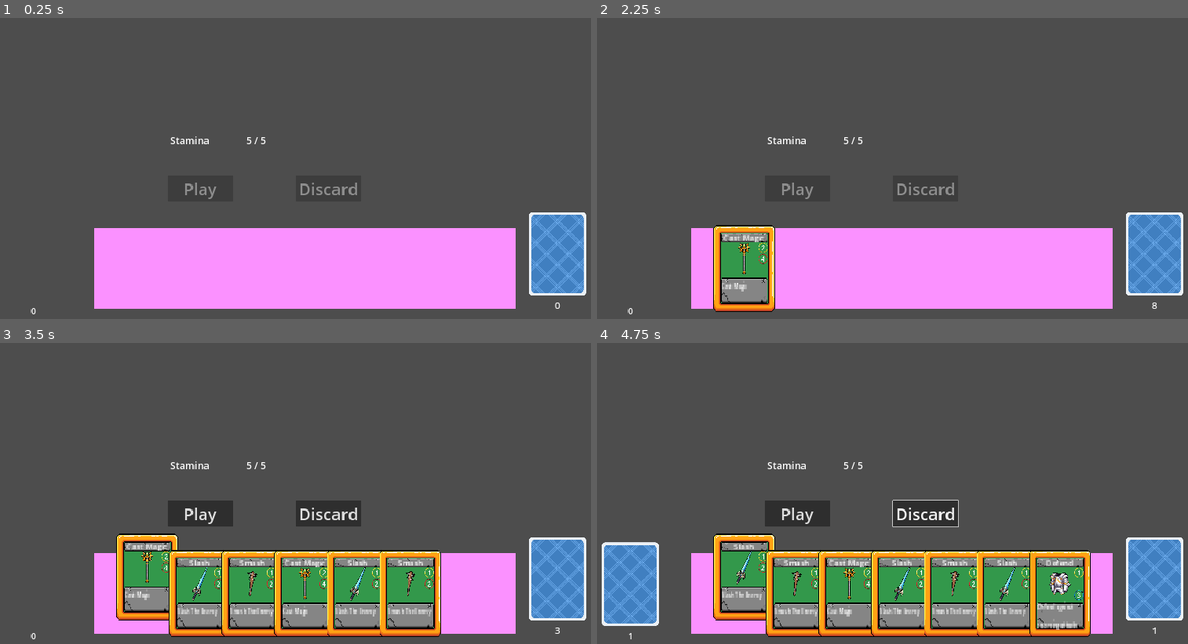
Above: before the commit, frames 1-4 (two rows, left to right).
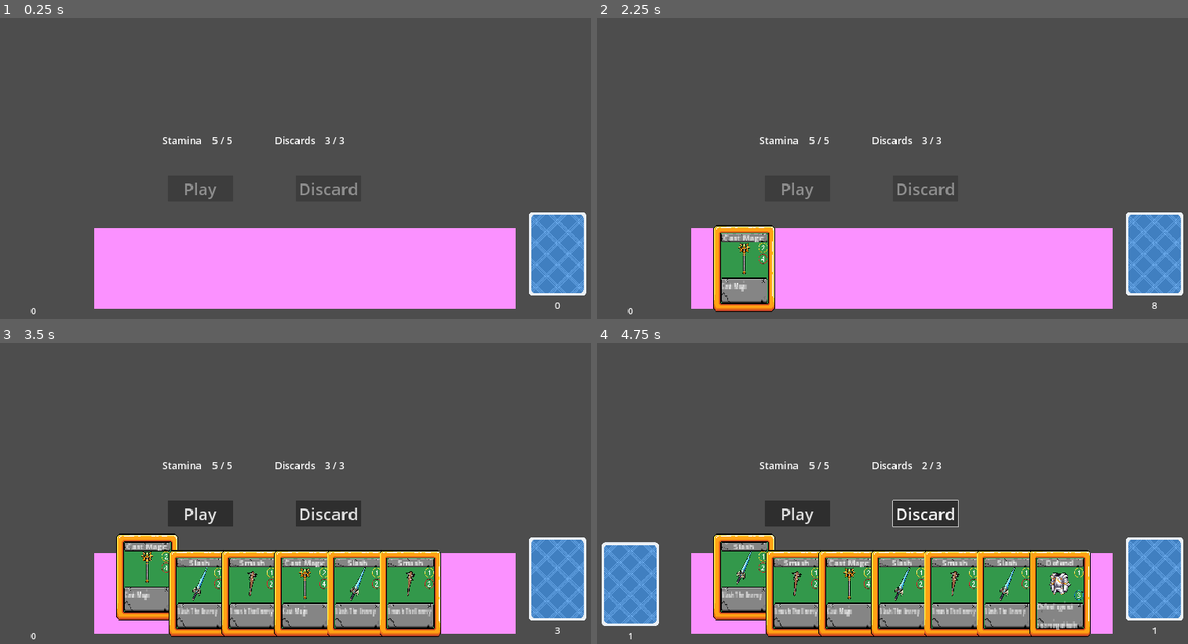
Above: after the commit, the same moments.

Repository: joverlee521/dragon-cards
Game: Godot game, scene res://scenes/card_battle/card_battle.tscn
Same seed, same stepped clock (60 frames per second), same inputs: the game is played once before the commit and once after it. The project has no main scene, so this scene is started directly.
Inputs (mouse positions are in pixels of both pictures, inside the frame that each line leads up to):
- Up to frame 1 (0.25 s): no input
- Up to frame 2 (2.25 s): tap Enter at 0.5, 2 s; move the mouse to (1040, 129) at 0.52 s; press the mouse at (1040, 129) at 0.53 s; tap Space at 1.25 s; move the mouse to (774, 165) at 1.27 s; release the mouse at (774, 165) at 1.28 s; click (774, 165) at 1.35 s; move the mouse to (963, 69) at 2.02 s; press the mouse at (963, 69) at 2.03 s
- Up to frame 3 (3.5 s): move the mouse to (147, 592) at 2.77 s; release the mouse at (147, 592) at 2.78 s; click (147, 592) at 2.85 s
- Up to frame 4 (4.75 s): click "Discard" at 3.5 s; tap Space at 4.25 s; move the mouse to (744, 592) at 4.27 s; press the mouse at (744, 592) at 4.28 s

The runs differ from the first frame. In frame 1, 0.3% of the frame differs, in the area x 27-59%, y 39-42%; in frame 2, 0.3%; in frame 3, 0.3%; in frame 4, 0.3%.

Commit message:
PlayerHand: Add max discard system

Diff:
--- a/scenes/card_battle/player_hand.gd
+++ b/scenes/card_battle/player_hand.gd
@@ -18,11 +18,17 @@
 
 # Player stats
 var max_stamina: int = 5
-var current_stamina: int = 5:
+var remaining_stamina: int = max_stamina:
 	set(value):
-		current_stamina = value
+		remaining_stamina = value
 		set_play_card_button()
-		$Stamina.text = "%s / %s" % [str(current_stamina), str(max_stamina)]
+		$Stamina.text = "%s / %s" % [str(remaining_stamina), str(max_stamina)]
+var max_discards: int = 3
+var remaining_discards: int = max_discards:
+	set(value):
+		remaining_discards = value
+		set_discard_card_button()
+		$Discard.text = "%s / %s" % [str(remaining_discards), str(max_discards)]
 
 
 func _ready():
@@ -31,8 +37,9 @@
 	card_y = get_rect().size.y/2
 	set_card_x_spacing()
 	set_play_card_button()
-	$DiscardCard.set_disabled(true)
-	$Stamina.text = "%s / %s" % [str(current_stamina), str(max_stamina)]
+	set_discard_card_button()
+	$Stamina.text = "%s / %s" % [str(remaining_stamina), str(max_stamina)]
+	$Discard.text = "%s / %s" % [str(remaining_discards), str(max_discards)]
 
 
 func set_card_x_spacing() -> void:
@@ -57,13 +64,13 @@
 
 
 func remove_selected_cards() -> Array[Card]:
-	$PlayCard.set_disabled(true)
-	$DiscardCard.set_disabled(true)
 	var selected_cards = get_selected_cards()
 	for card in selected_cards:
 		cards.erase(card)
 		remove_child(card)
 
+	set_play_card_button()
+	set_discard_card_button()
 	position_all_cards()
 	emit_signal("cards_selected", false)
 	return selected_cards
@@ -79,14 +86,23 @@
 
 
 func set_play_card_button() -> void:
-	if current_stamina == 0:
+	if remaining_stamina == 0:
 		$PlayCard.set_disabled(true)
 	elif len(get_selected_cards()) == 0:
 		$PlayCard.set_disabled(true)
-	elif get_selected_cards_stamina_cost() > current_stamina:
+	elif get_selected_cards_stamina_cost() > remaining_stamina:
 		$PlayCard.set_disabled(true)
 	else:
 		$PlayCard.set_disabled(false)
+
+
+func set_discard_card_button() -> void:
+	if remaining_discards == 0:
+		$DiscardCard.set_disabled(true)
+	elif len(get_selected_cards()) == 0:
+		$DiscardCard.set_disabled(true)
+	else:
+		$DiscardCard.set_disabled(false)
 
 
 func _on_deck_dealt_card(new_card):
@@ -105,7 +121,7 @@
 func _on_card_clicked():
 	var selected_cards = get_selected_cards()
 	set_play_card_button()
-	$DiscardCard.set_disabled(selected_cards.is_empty())
+	set_discard_card_button()
 
 	position_all_cards()
 	emit_signal("cards_selected", len(selected_cards) == max_selected)
@@ -113,13 +129,15 @@
 
 func _on_play_cards():
 	var stamina_cost = get_selected_cards_stamina_cost()
-	assert(stamina_cost <= current_stamina, "Cards cost more stamina than current stamina")
-	current_stamina -= stamina_cost
+	assert(stamina_cost <= remaining_stamina, "Cards cost more stamina than current stamina")
+	remaining_stamina -= stamina_cost
 
 	var selected_cards = remove_selected_cards()
 	emit_signal("cards_played", selected_cards)
 
 
 func _on_discard_cards():
+	assert(remaining_discards != 0, "Out of available discards")
 	var selected_cards = remove_selected_cards()
+	remaining_discards -= len(selected_cards)
 	emit_signal("cards_discarded", selected_cards)
--- a/scenes/card_battle/player_hand.tscn
+++ b/scenes/card_battle/player_hand.tscn
@@ -30,17 +30,34 @@
 
 [node name="StaminaLabel" type="Label" parent="."]
 layout_mode = 0
-offset_left = 232.0
+offset_left = 208.0
 offset_top = -288.0
-offset_right = 416.0
+offset_right = 392.0
 offset_bottom = -208.0
 theme_override_font_sizes/font_size = 30
 text = "Stamina"
 
 [node name="Stamina" type="Label" parent="."]
-offset_left = 464.0
+layout_mode = 0
+offset_left = 360.0
 offset_top = -288.0
-offset_right = 648.0
+offset_right = 544.0
+offset_bottom = -208.0
+theme_override_font_sizes/font_size = 30
+text = "0"
+
+[node name="DiscardLabel" type="Label" parent="."]
+offset_left = 552.0
+offset_top = -288.0
+offset_right = 736.0
+offset_bottom = -208.0
+theme_override_font_sizes/font_size = 30
+text = "Discards"
+
+[node name="Discard" type="Label" parent="."]
+offset_left = 704.0
+offset_top = -288.0
+offset_right = 888.0
 offset_bottom = -208.0
 theme_override_font_sizes/font_size = 30
 text = "0"
